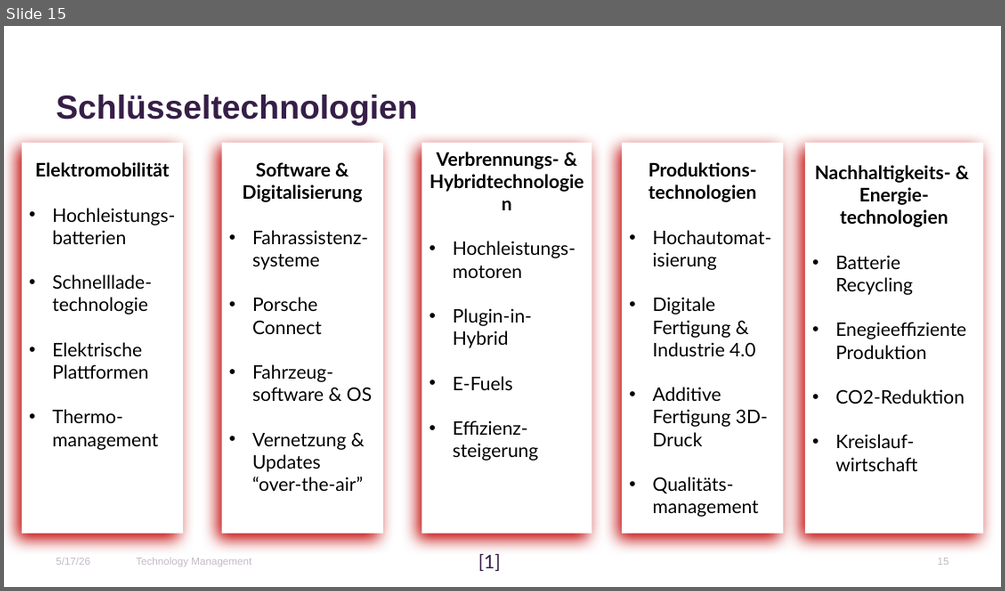
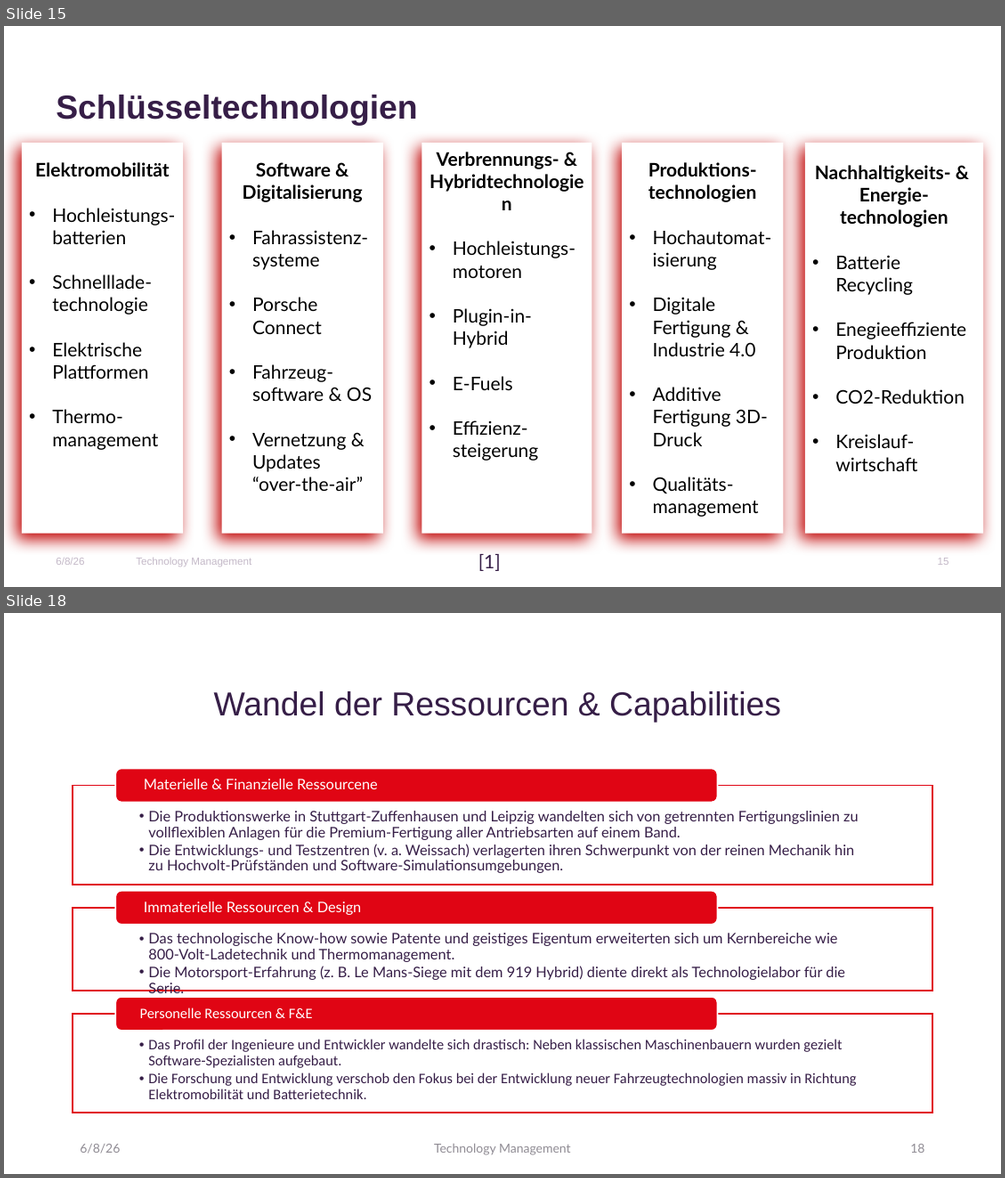
Before and after one commit to Erickk0/Master, a slide deck: 1. Semester/Technology Management/Praktikum/PorscheTechManagement1.pptx. Shown one above the other, each under a label of ours: slide 15 before the commit, slides 15 and 18 after it; the slides between them are not shown. The pictures are 1005x591 and 1005x1178 pixels, drawn with LibreOffice and Linux fonts; fonts in the diff are those of the drawing; background and template pictures are left out. Boxes give left, top, right and bottom in pixels: in the first picture for what was removed or moved away, otherwise in the second. Text is boxed around its words. In the diff, an @@ line names an element or a change of style, - is before the commit and + after.

```diff
--- a/1. Semester/Technology Management/Praktikum/PorscheTechManagement1.pptx
+++ b/1. Semester/Technology Management/Praktikum/PorscheTechManagement1.pptx
@@ slide 18 added at box(4, 613, 1001, 1174), background #FFFFFF @@
@@ title added at box(214, 691, 781, 722), 32 pt, text #361E47 @@
+Wandel der Ressourcen & Capabilities
@@ group added at box(73, 769, 933, 1113): 6 texts, 3 rectangles, 3 rounded rectangles @@
+  • Die Produktionswerke in Stuttgart-Zuffenhausen und Leipzig wandelten sich von getrennten Fertigungslinien zu vollflexiblen Anlagen für die Premium-Fertigung aller Antriebsarten auf einem Band.
+  • Die Entwicklungs- und Testzentren (v. a. Weissach) verlagerten ihren Schwerpunkt von der reinen Mechanik hin zu Hochvolt-Prüfständen und Software-Simulationsumgebungen.
+Materielle & Finanzielle Ressourcene
+  • Das technologische Know-how sowie Patente und geistiges Eigentum erweiterten sich um Kernbereiche wie 800-Volt-Ladetechnik und Thermomanagement.
+  • Die Motorsport-Erfahrung (z. B. Le Mans-Siege mit dem 919 Hybrid) diente direkt als Technologielabor für die Serie.
+Immaterielle Ressourcen & Design
+  • Das Profil der Ingenieure und Entwickler wandelte sich drastisch: Neben klassischen Maschinenbauern wurden gezielt Software-Spezialisten aufgebaut.
+  • Die Forschung und Entwicklung verschob den Fokus bei der Entwicklung neuer Fahrzeugtechnologien massiv in Richtung Elektromobilität und Batterietechnik.
+Personelle Ressourcen & F&E
@@ text added at box(80, 1143, 120, 1153), 12 pt, text #918D95 @@
+6/8/26
@@ text added at box(434, 1143, 571, 1155), 12 pt, text #918D95 @@
+Technology Management
@@ page number added at box(910, 1143, 924, 1152), 12 pt, text #918D95 @@
+18
@@ slide 15 changed as well @@
@@ text at box(56, 557, 84, 564): text changed @@
-5/17/26
+6/8/26
```
Also in this commit, not shown: 15 other slides changed, 5 other slides added, 14 other files.
